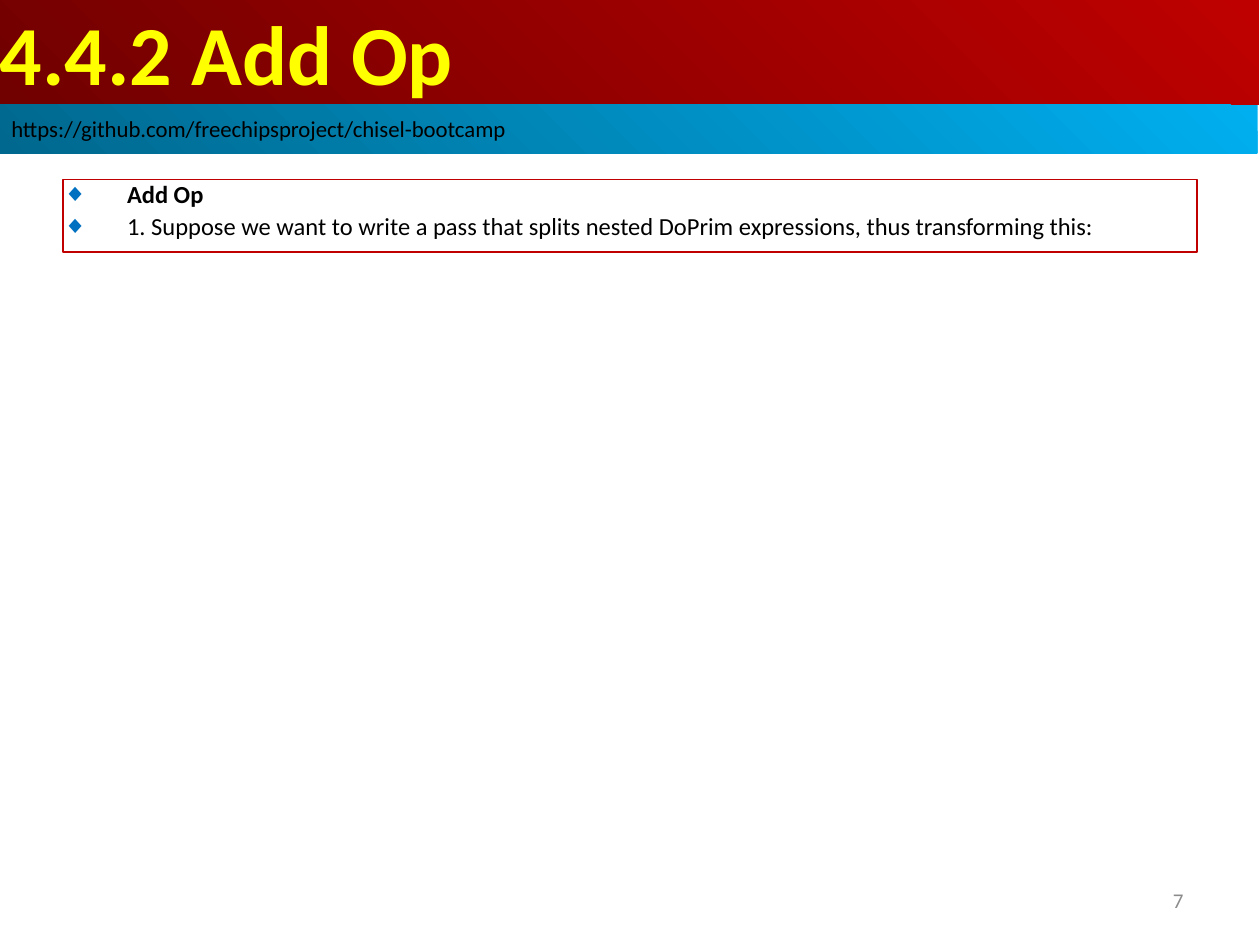
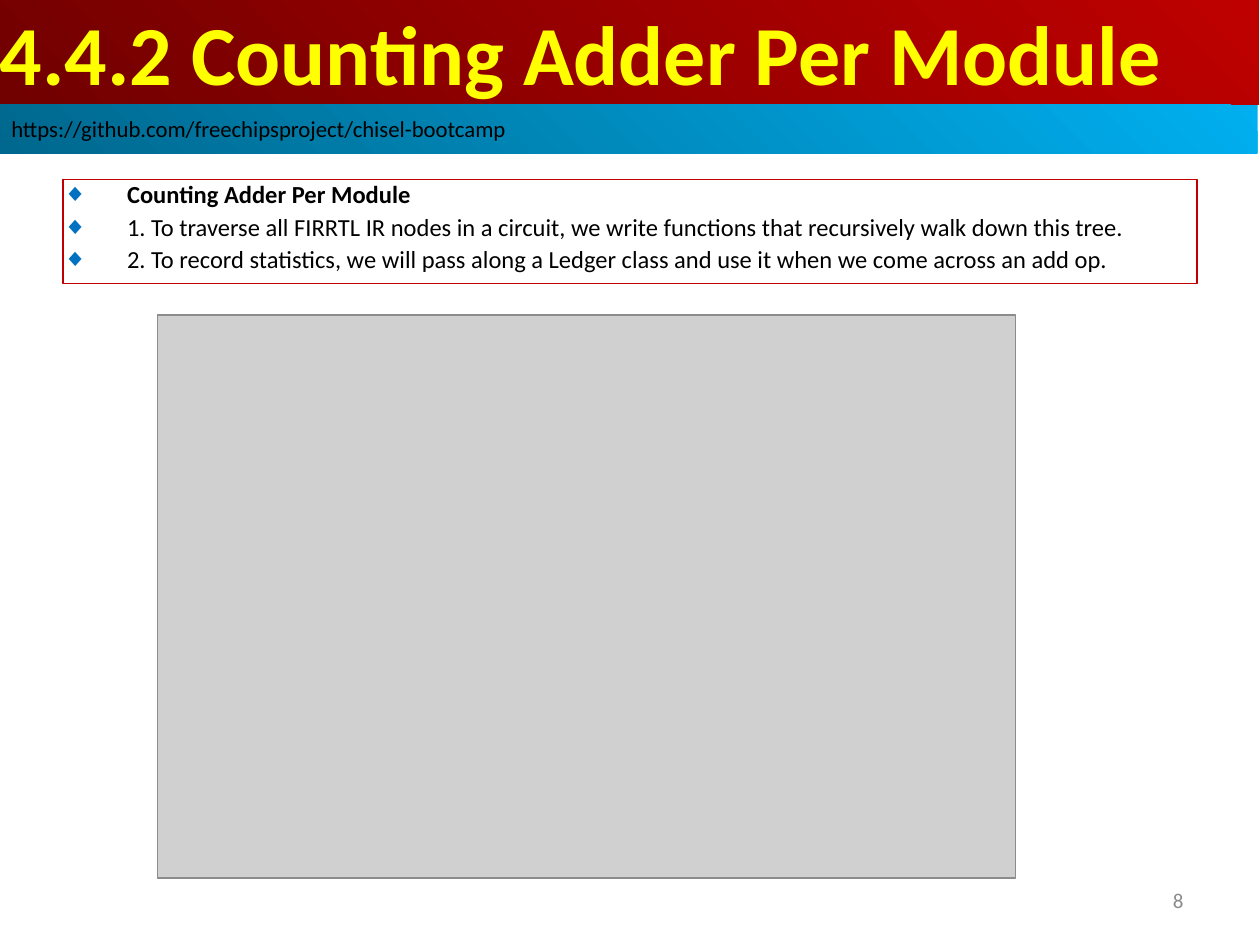
Before and after one commit to peterhchen/AIU_CS800_Chisel, a slide deck: slide 8 of 300_UCB_BC/004.4_Add_Op/000_Video/004.4_Add_Op.ppt (slide 7 before the commit). Drawn at 1260x945 pixels with LibreOffice and Linux fonts; fonts in the diff are those of the drawing; grey boxes stand for pictures. Boxes give left, top, right and bottom in pixels: in the first picture for what was removed or moved away, otherwise in the second. Text is boxed around its words. In the diff, an @@ line names an element or a change of style, - is before the commit and + after.

```diff
--- a/300_UCB_BC/004.4_Add_Op/000_Video/004.4_Add_Op.ppt
+++ b/300_UCB_BC/004.4_Add_Op/000_Video/004.4_Add_Op.ppt
@@ text in rectangle at <box>0,26,1160,105</box>: text changed @@
-4.4.2 Add Op
+4.4.2 Counting Adder Per Module
@@ rectangle removed at <box>63,179,1197,252</box> @@
-◆ Add Op
-◆ 1. Suppose we want to write a pass that splits nested DoPrim expressions, thus transforming this:
@@ rectangle added at <box>63,179,1197,284</box>, outline #C00000 0.74 pt, 14 pt, text #000000 @@
+◆ Counting Adder Per Module
+◆ 1. To traverse all FIRRTL IR nodes in a circuit, we write functions that recursively walk down this tree.
+◆ 2. To record statistics, we will pass along a Ledger class and use it when we come across an add op.
@@ picture added at <box>158,315,1016,878</box> @@
@@ page number at <box>1173,894,1184,908</box>: text changed @@
-7
+8
```
Also in this commit, not shown: 1 other slide changed, 8 slides added.
